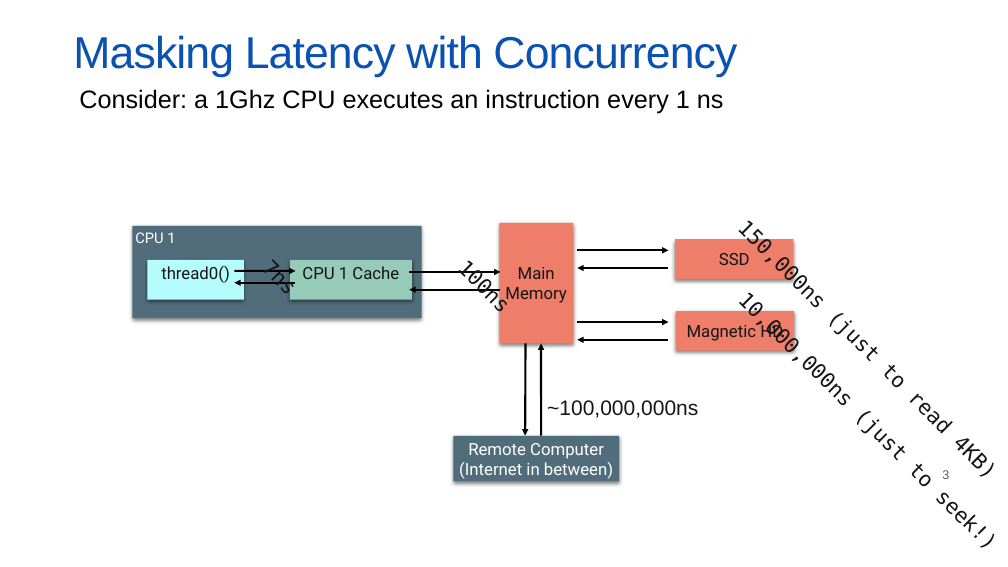
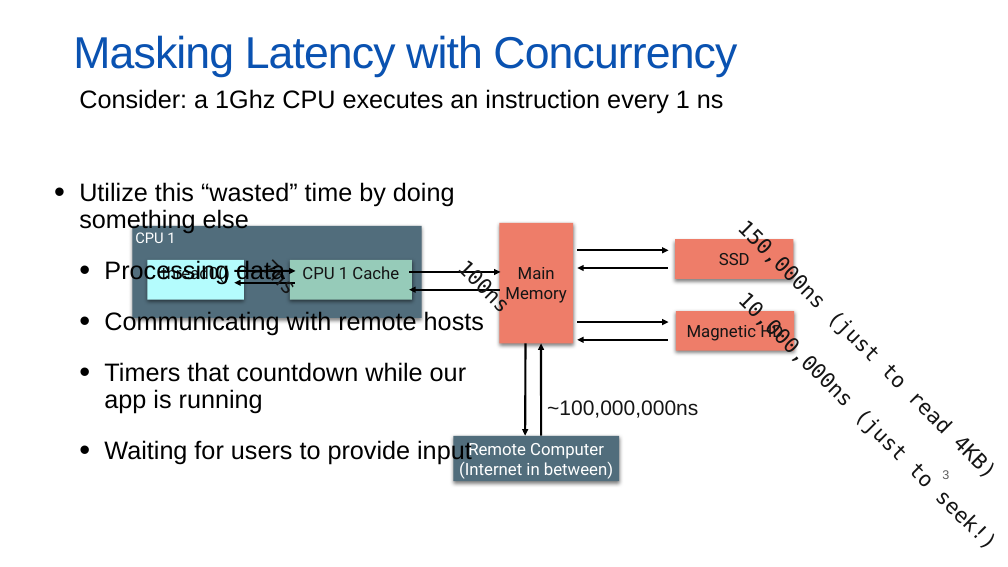
Before and after one commit to neu-se/CS4530-Spring-2022, a slide deck: slide 3 of Slides/Lesson 4.1 Concurrent Programming.pptx. Drawn at 1008x567 pixels with LibreOffice and Linux fonts; fonts in the diff are those of the drawing. Boxes give left, top, right and bottom in pixels: in the first picture for what was removed or moved away, otherwise in the second. Text is boxed around its words. In the diff, an @@ line names an element or a change of style, - is before the commit and + after.

```diff
--- a/Slides/Lesson 4.1 Concurrent Programming.pptx
+++ b/Slides/Lesson 4.1 Concurrent Programming.pptx
@@ text added at (79, 182, 484, 465), 24 pt, text #000000 @@
+• Utilize this “wasted” time by doing something else
+  • Processing data
+  • Communicating with remote hosts
+  • Timers that countdown while our app is running
+  • Waiting for users to provide input
```
Also in this commit, not shown: 19 slides added, 7 slides removed.
